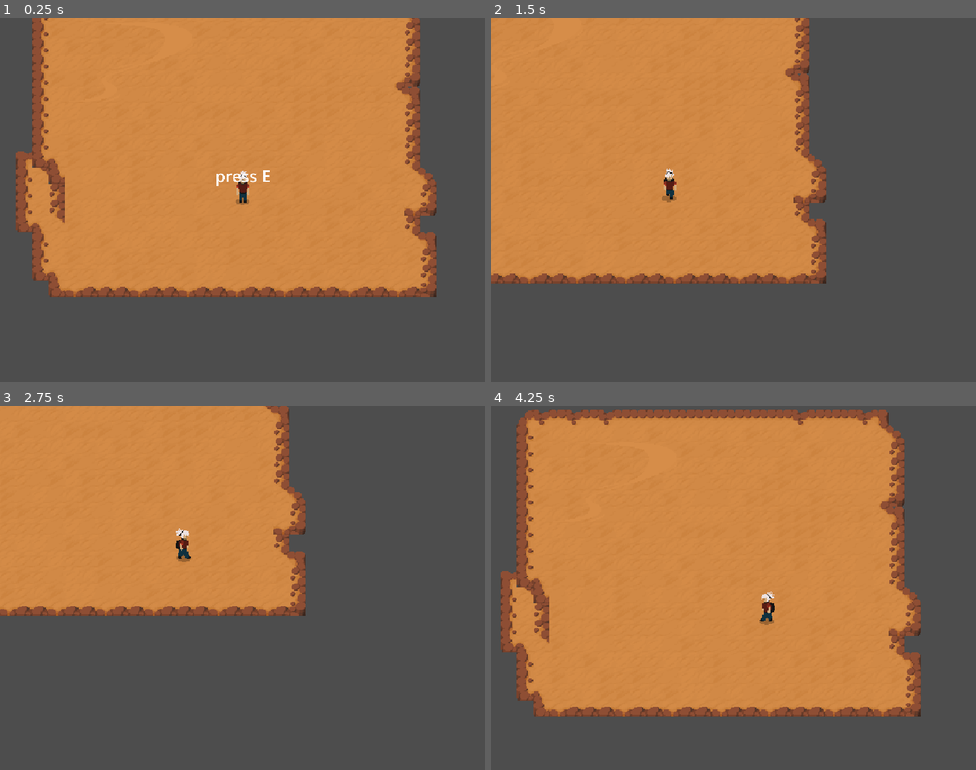
Above: before the commit, frames 1-4 (two rows, left to right).
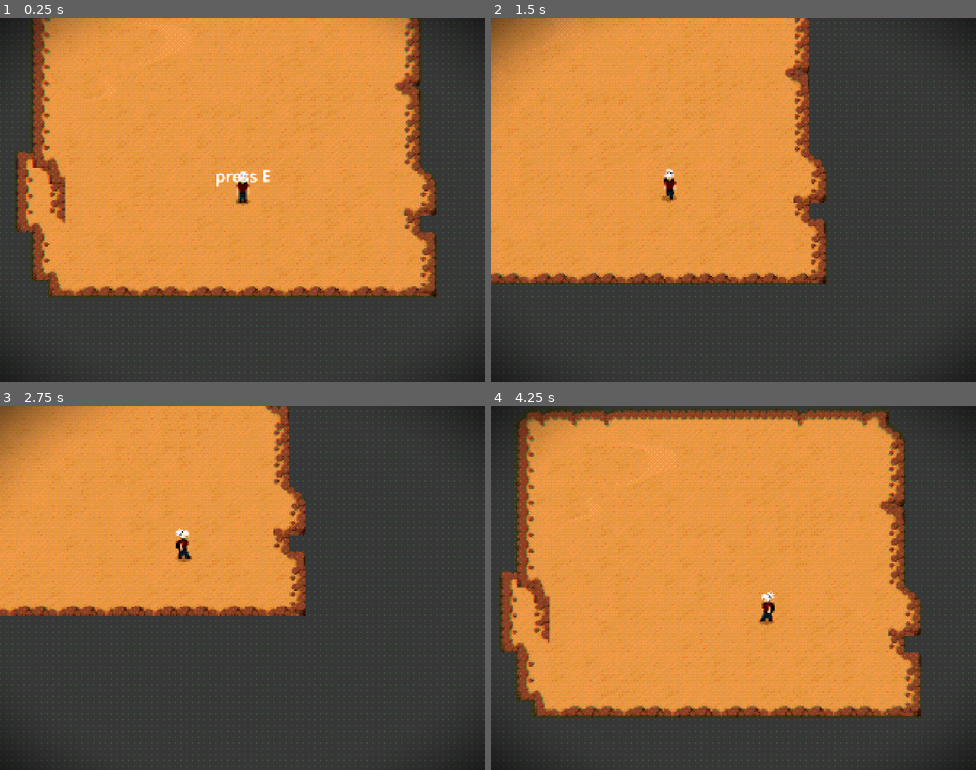
Above: after the commit, the same moments.

Repository: jeelowo/game-jam
Game: Godot game, scene res://Scenes/game.tscn
Same seed, same stepped clock (60 frames per second), same inputs: the game is played once before the commit and once after it.
Inputs:
- Up to frame 1 (0.25 s): no input
- Up to frame 2 (1.5 s): tap E at 0.5 s; hold D (move_right) 0.53-1.28 s; tap Space (continue) at 0.6 s; hold S (move_down) from 1.28 s (still down); tap F (flashlight) at 1.35 s
- Up to frame 3 (2.75 s): release S (move_down) at 2.03 s; hold D (move_right) from 2.03 s (still down); tap Space (continue) at 2.1 s
- Up to frame 4 (4.25 s): release D (move_right) at 2.78 s; hold W (move_up) 2.78-3.53 s; tap F (flashlight) at 2.85 s; hold A (move_left) from 3.53 s (still down); tap Space (continue) at 3.6 s

The runs differ from the first frame. In frame 1, 30% of the frame differs, in the area x 0-100%, y 0-100%; in frame 2, 24%; in frame 3, 19%; in frame 4, 33%.

Commit message:
feat: added shader - buckshot roullette effect

Diff:
--- /dev/null
+++ b/Scenes/game.gdshader
@@ -0,0 +1,138 @@
+shader_type canvas_item;
+
+uniform sampler2D screen_tex : hint_screen_texture;
+
+uniform float exposure    : hint_range(0.5, 2.0) = 1.0;
+uniform float contrast    : hint_range(0.5, 2.0) = 1.25;
+uniform float saturation  : hint_range(0.0, 2.0) = 0.9;
+
+uniform bool enable_pixelate = true;
+uniform float pixel_factor    : hint_range(0.5, 6.0) = 2.0;
+
+uniform bool  enable_posterize = true;
+uniform float color_levels     : hint_range(2.0, 16.0) = 12.0;
+uniform float dither_strength  : hint_range(0.0, 1.0) = 0.75;
+
+uniform float chrom_aberration : hint_range(0.0, 2.0) = 4.0;
+uniform float vignette_strength: hint_range(0.0, 2.0) = 1.0;
+uniform float grain_strength   : hint_range(0.0, 1.0) = 0.2;
+
+uniform vec3  tint_color = vec3(0.95, 1.03, 0.9);
+uniform float tint_strength : hint_range(0.0, 1.0) = 0.15;
+
+uniform vec2  viewport_size_override = vec2(0.0);
+
+float bayer4x4(vec2 p){
+    int x = int(mod(p.x, 4.0));
+    int y = int(mod(p.y, 4.0));
+    int m[16] = int[16](
+        0,  8,  2, 10,
+       12,  4, 14,  6,
+        3, 11,  1,  9,
+       15,  7, 13,  5
+    );
+    return (float(m[y*4 + x]) + 0.5) / 16.0;
+}
+
+vec3 to_hsv(vec3 c){
+    float cmax = max(c.r, max(c.g, c.b));
+    float cmin = min(c.r, min(c.g, c.b));
+    float d = cmax - cmin;
+    float h = 0.0;
+    if (d > 1e-5) {
+        if      (cmax == c.r) h = mod((c.g - c.b) / d, 6.0);
+        else if (cmax == c.g) h = (c.b - c.r) / d + 2.0;
+        else                  h = (c.r - c.g) / d + 4.0;
+        h /= 6.0;
+        if (h < 0.0) h += 1.0;
+    }
+    float s = cmax <= 1e-5 ? 0.0 : d / cmax;
+    float v = cmax;
+    return vec3(h, s, v);
+}
+
+vec3 to_rgb(vec3 hsv){
+    float h = hsv.x * 6.0;
+    float s = hsv.y;
+    float v = hsv.z;
+    int i = int(floor(h));
+    float f = h - float(i);
+    float p = v * (1.0 - s);
+    float q = v * (1.0 - s * f);
+    float t = v * (1.0 - s * (1.0 - f));
+    if(i == 0) return vec3(v, t, p);
+    if(i == 1) return vec3(q, v, p);
+    if(i == 2) return vec3(p, v, t);
+    if(i == 3) return vec3(p, q, v);
+    if(i == 4) return vec3(t, p, v);
+    return vec3(v, p, q);
+}
+
+float luma(vec3 c){ return dot(c, vec3(0.2126, 0.7152, 0.0722)); }
+
+vec3 adjust_contrast_saturation(vec3 c, float contrast_, float saturation_){
+    c = (c - 0.5) * contrast_ + 0.5;
+    vec3 hsv = to_hsv(c);
+    hsv.y *= saturation_;
+    return clamp(to_rgb(hsv), 0.0, 1.0);
+}
+
+void fragment(){
+    vec2 uv = SCREEN_UV;
+
+    vec2 px = SCREEN_PIXEL_SIZE;
+    if (viewport_size_override.x > 0.0 && viewport_size_override.y > 0.0){
+        px = 1.0 / viewport_size_override;
+    }
+
+    if (enable_pixelate){
+        vec2 step_uv = px * pixel_factor;
+        uv = floor(uv / step_uv) * step_uv + step_uv * 0.5;
+    }
+
+    vec2 center = vec2(0.5);
+    vec2 dir = uv - center;
+    float dist = length(dir);
+
+	vec2 pixel_size_step = px;
+    if (enable_pixelate) {
+        pixel_size_step = px * pixel_factor;
+    }
+
+	vec2 ca_offset = dir * (chrom_aberration * dist * pixel_size_step);
+
+    vec3 col;
+    col.r = texture(screen_tex, uv + ca_offset).r;
+    col.g = texture(screen_tex, uv).g;
+    col.b = texture(screen_tex, uv - ca_offset).b;
+
+    col *= exposure;
+
+    col = mix(col, col * tint_color, tint_strength);
+
+    if (enable_posterize){
+        // Lock the dither coordinates to the pixelation grid
+        vec2 dither_px = px;
+        if (enable_pixelate) {
+            dither_px = px * pixel_factor;
+        }
+        vec2 frag_xy = floor(uv / dither_px);
+        float b = bayer4x4(frag_xy);
+
+        // Subtract 0.5 from the bayer value so it dithers both up and down,
+        // preventing the overall image from artificially brightening or darkening.
+        vec3 dithered = col + (b - 0.5) * (dither_strength / (color_levels - 1.0));
+        vec3 q = floor(dithered * color_levels);
+        col = q / (color_levels - 1.0);
+    }
+
+    col = adjust_contrast_saturation(col, contrast, saturation);
+
+    float vignette = smoothstep(0.5, 0.9, dist) * vignette_strength;
+    col *= clamp(1.0 - vignette, 0.0, 1.0);
+
+    float n = fract(sin(dot(floor(uv/px), vec2(12.9898, 78.233)) + TIME * 37.0) * 43758.5453);
+    col += (n - 0.5) * (px.x + px.y) * 2.0 * grain_strength;
+
+    COLOR = vec4(clamp(col, 0.0, 1.0), 1.0);
+}
--- a/Scenes/game.tscn
+++ b/Scenes/game.tscn
@@ -5,6 +5,24 @@
 [ext_resource type="PackedScene" uid="uid://wlpakgqngkkp" path="res://Scenes/dialogue_system.tscn" id="3_wrm1d"]
 [ext_resource type="PackedScene" uid="uid://ccpcmu7vngwhg" path="res://Scenes/detection_area.tscn" id="4_3dryh"]
 [ext_resource type="Script" uid="uid://di1tt4nn4xsaq" path="res://Scripts/game_manager.gd" id="5_wowpa"]
+[ext_resource type="Shader" uid="uid://d0g1n8jcxe5br" path="res://Scenes/game.gdshader" id="6_i6g32"]
+
+[sub_resource type="ShaderMaterial" id="ShaderMaterial_i6g32"]
+shader = ExtResource("6_i6g32")
+shader_parameter/exposure = 1.0
+shader_parameter/contrast = 1.25
+shader_parameter/saturation = 0.9
+shader_parameter/enable_pixelate = true
+shader_parameter/pixel_factor = 2.0
+shader_parameter/enable_posterize = true
+shader_parameter/color_levels = 12.0
+shader_parameter/dither_strength = 0.75
+shader_parameter/chrom_aberration = 4.0
+shader_parameter/vignette_strength = 1.0
+shader_parameter/grain_strength = 0.2
+shader_parameter/tint_color = Vector3(0.95, 1.03, 0.9)
+shader_parameter/tint_strength = 0.15
+shader_parameter/viewport_size_override = Vector2(0, 0)
 
 [node name="Game" type="Node2D" unique_id=464600818]
 
@@ -33,3 +51,13 @@
 [node name="Game Manager" type="Node2D" parent="." unique_id=72941995]
 process_mode = 3
 script = ExtResource("5_wowpa")
+
+[node name="Post Process" type="CanvasLayer" parent="." unique_id=623269385]
+
+[node name="ColorRect" type="ColorRect" parent="Post Process" unique_id=201935895]
+material = SubResource("ShaderMaterial_i6g32")
+anchors_preset = 15
+anchor_right = 1.0
+anchor_bottom = 1.0
+grow_horizontal = 2
+grow_vertical = 2
Not shown, added: Scenes/game.gdshader.uid
